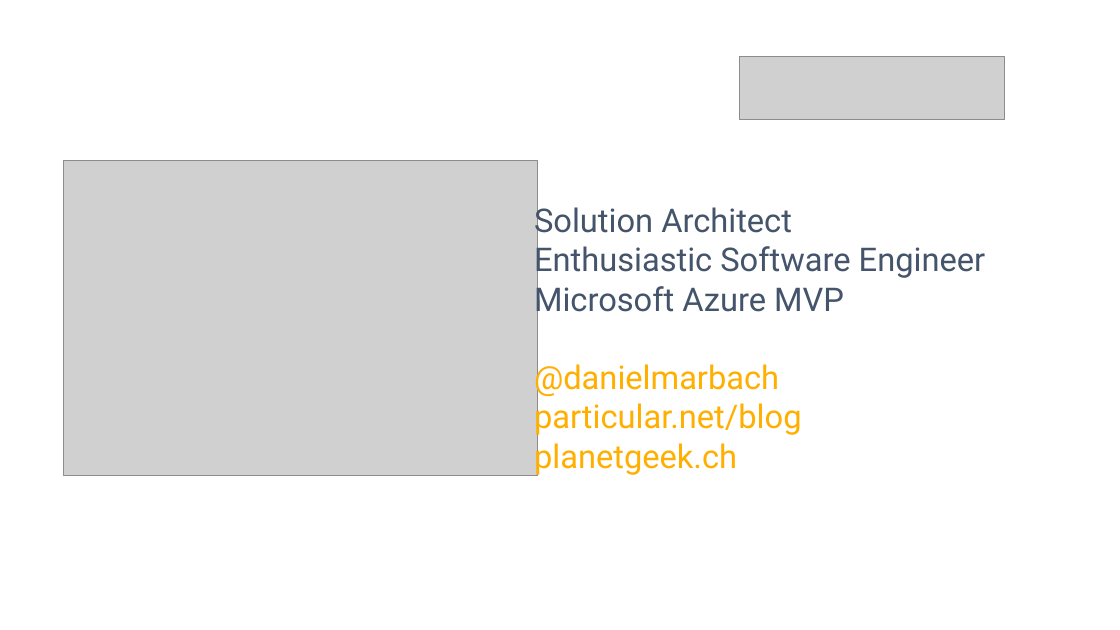
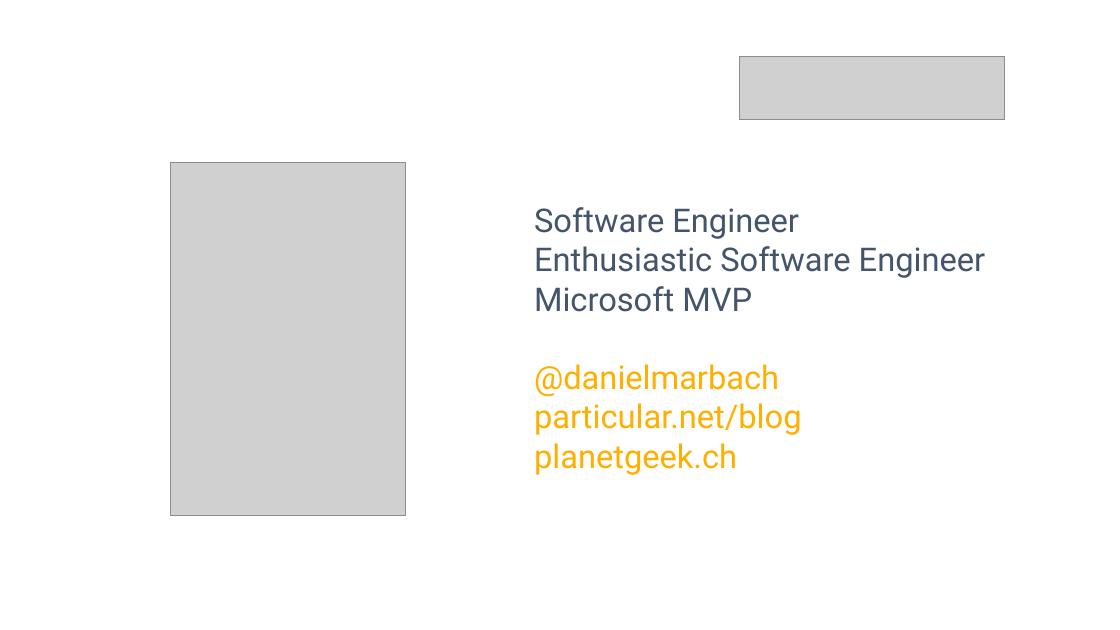
Before and after one commit to danielmarbach/async-dolls, a slide deck: slide 35 of presentation.pptx (slide 2 before the commit). Drawn at 1120x630 pixels with LibreOffice and Linux fonts; fonts in the diff are those of the drawing; grey boxes stand for pictures. Boxes give left, top, right and bottom in pixels: in the first picture for what was removed or moved away, otherwise in the second. Text is boxed around its words. In the diff, an @@ line names an element or a change of style, - is before the commit and + after.

Commit message:
Slide update

```diff
--- a/presentation.pptx
+++ b/presentation.pptx
@@ picture removed at (64, 160, 537, 476) @@
@@ picture added at (171, 162, 406, 515) @@
@@ text at (534, 207, 798, 239): text changed @@
-Solution Architect
+Software Engineer
@@ text at (534, 286, 752, 312): text changed @@
-Microsoft Azure MVP
+Microsoft MVP
```
Also in this commit, not shown: 3 slides added, 2 slides removed, 1 other file.
